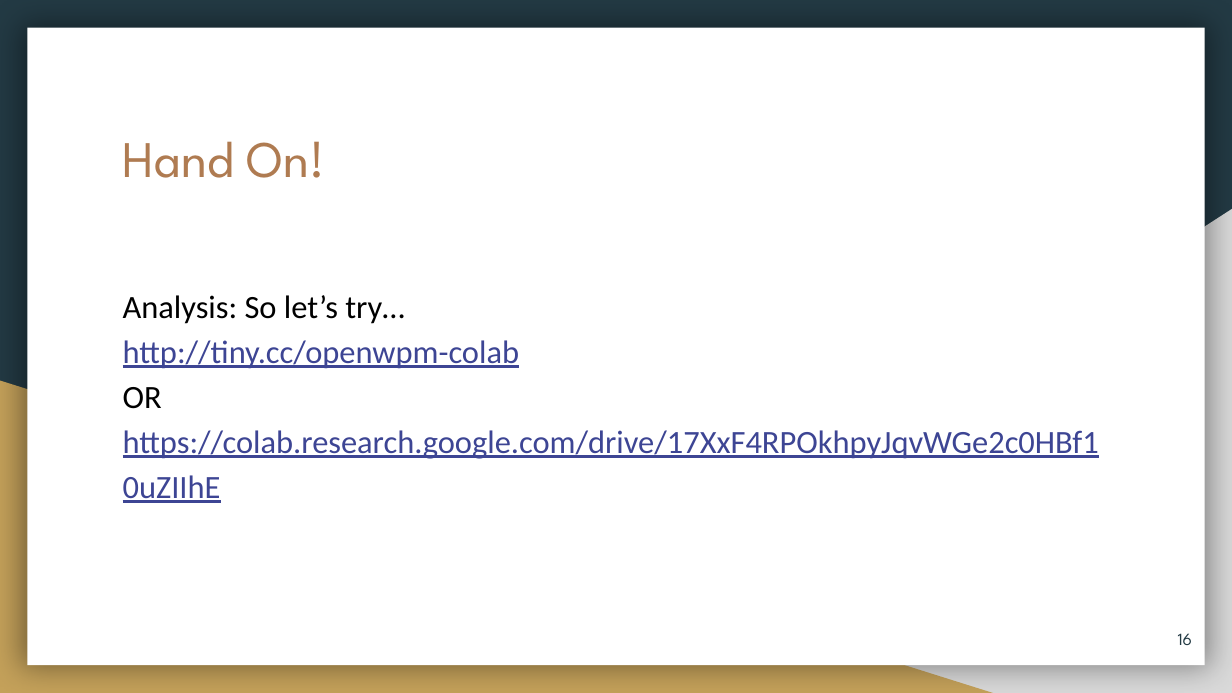
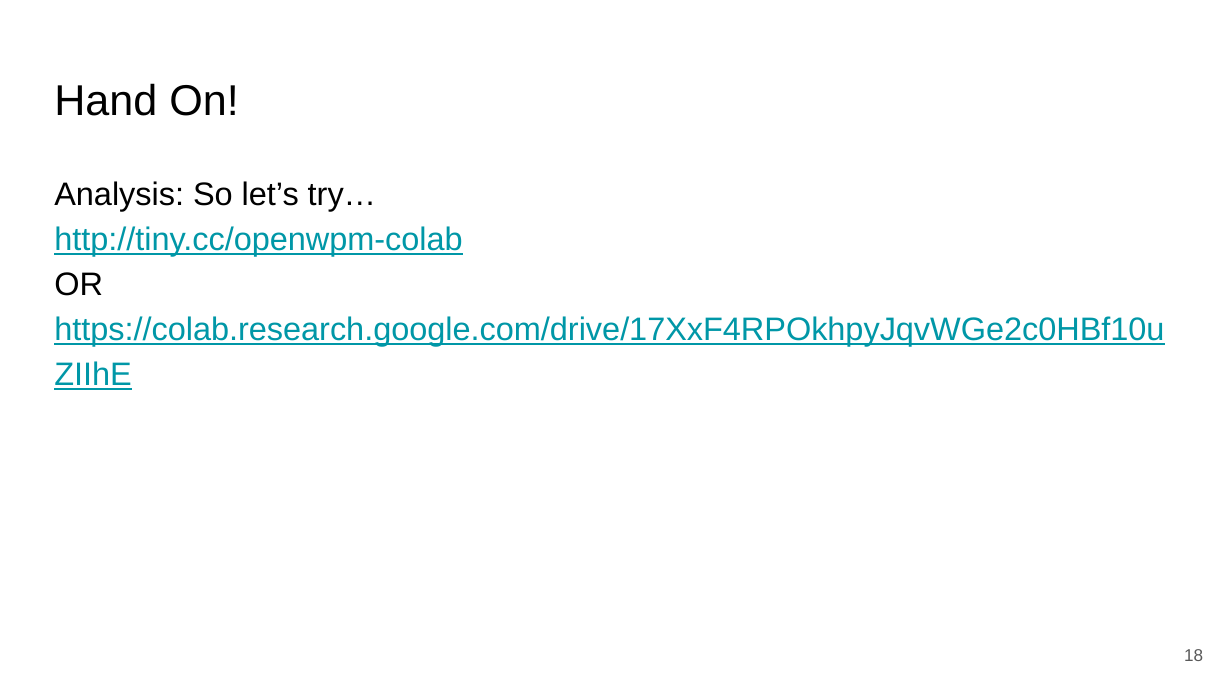
Before and after one commit to Tracking-the-trackers/Tracking-the-trackers, a slide deck: slide 18 of openWPM/Install OpenWPM.pptx (slide 16 before the commit). Drawn at 1232x693 pixels with LibreOffice and Linux fonts; fonts in the diff are those of the drawing. Boxes give left, top, right and bottom in pixels: in the first picture for what was removed or moved away, otherwise in the second. Text is boxed around its words. In the diff, an @@ line names an element or a change of style, - is before the commit and + after.

```diff
--- a/openWPM/Install OpenWPM.pptx
+++ b/openWPM/Install OpenWPM.pptx
@@ background #233A44 to #FFFFFF @@
@@ rectangle removed at bbox=[27, 28, 1205, 665] @@
@@ title "Hand On!": place and size @@
-title "Hand On!" at bbox=[123, 141, 326, 178]
+title "Hand On!" at bbox=[54, 83, 238, 116]
@@ title "Hand On!" at bbox=[54, 83, 238, 116]: size 30 to 25.2 pt, font League Spartan to Arial, text colour #AF7B51 to #000000 @@
@@ text "Analysis: So let’s try…": place and size @@
-text "Analysis: So let’s try…" at bbox=[123, 295, 1099, 459]
+text "Analysis: So let’s try…" at bbox=[54, 181, 1164, 346]
@@ text "Analysis: So let’s try…" at bbox=[54, 181, 1164, 346]: font Calibri to Arial; text colour #3D4594 to #0097A7 in "http://tiny.cc/openwpm-colab", "https://colab.research.google.com/drive/17XxF4RPOkhpyJqvWGe2 ..." @@
@@ right triangle removed at bbox=[483, 209, 1232, 693] @@
@@ right triangle removed at bbox=[0, 381, 993, 693] @@
@@ page number removed at bbox=[1178, 633, 1193, 645] @@
-16
@@ page number added at bbox=[1184, 649, 1203, 661], 10 pt, text #595959 @@
+18
```
Also in this commit, not shown: 13 other slides changed, 4 slides added, 2 slides removed, 1 other file.
